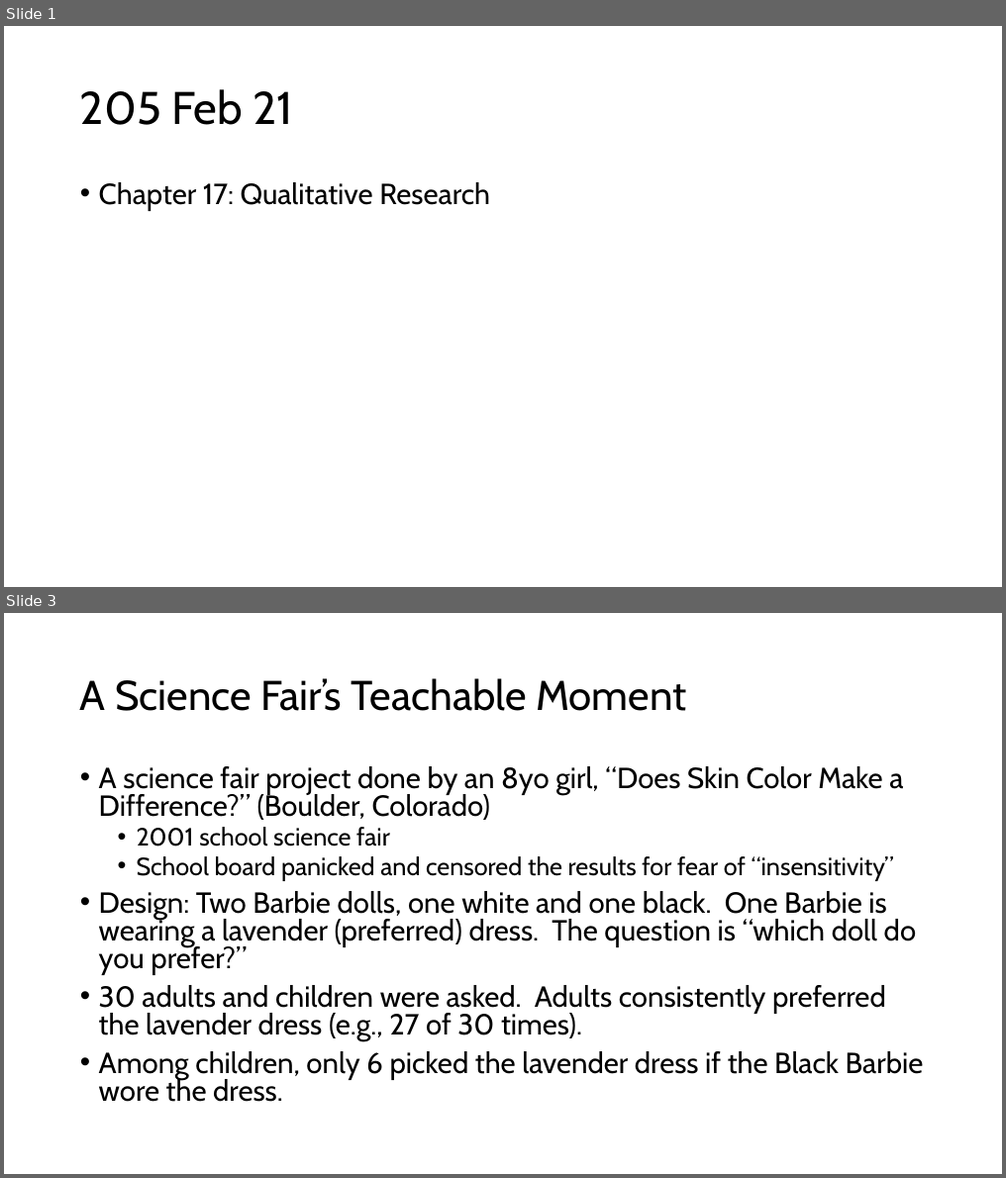
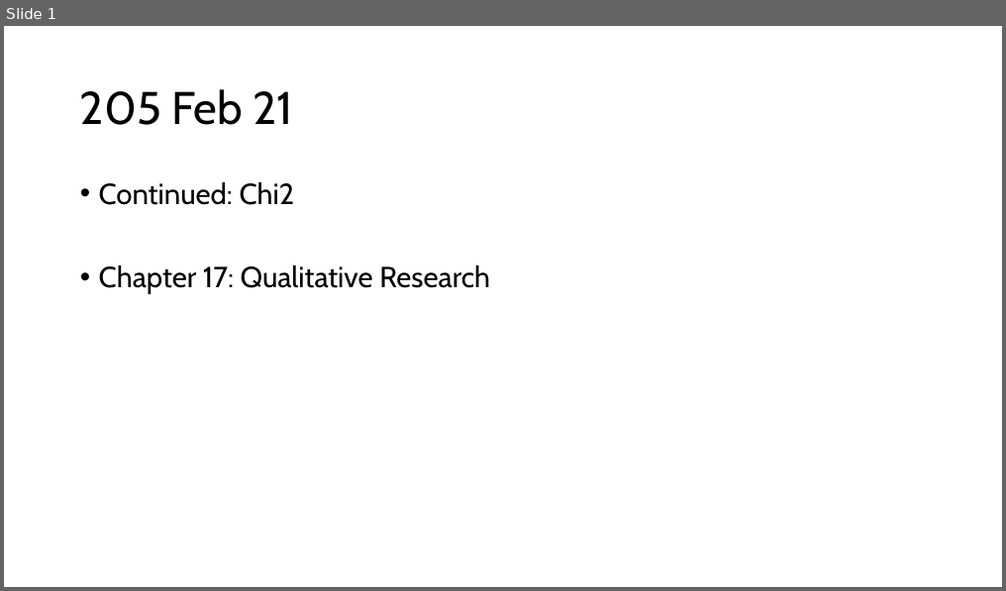
Before and after one commit to preber/Research-Methods, a slide deck: Class Slides 2024/Class 21.pptx. Shown one above the other, each under a label of ours: slides 1 and 3 before the commit, slide 1 after it; the slides between them are not shown. The pictures are 1006x1178 and 1006x591 pixels, drawn with LibreOffice and Linux fonts; fonts in the diff are those of the drawing. Boxes give left, top, right and bottom in pixels: in the first picture for what was removed or moved away, otherwise in the second. Text is boxed around its words. In the diff, an @@ line names an element or a change of style, - is before the commit and + after.

```diff
--- a/Class Slides 2024/Class 21.pptx
+++ b/Class Slides 2024/Class 21.pptx
@@ slide 3 removed at (x1=4, y1=613, x2=1002, y2=1174), background #FFFFFF @@
@@ title removed at (x1=80, y1=678, x2=686, y2=711) @@
-A Science Fair’s Teachable Moment
@@ text removed at (x1=99, y1=766, x2=924, y2=1102) @@
-• A science fair project done by an 8yo girl, “Does Skin Color Make a Difference?” (Boulder, Colorado)
-  • 2001 school science fair
-  • School board panicked and censored the results for fear of “insensitivity”
-• Design: Two Barbie dolls, one white and one black. One Barbie is wearing a lavender (preferred) dress. The question is “which doll do you prefer?”
-• 30 adults and children were asked. Adults consistently preferred the lavender dress (e.g., 27 of 30 times).
-• Among children, only 6 picked the lavender dress if the Black Barbie wore the dress.
@@ slide 1 changed as well @@
@@ text at (x1=99, y1=182, x2=295, y2=205): paragraph added @@
+• Continued: Chi2
```
Also in this commit, not shown: 1 other slide changed, 15 slides added, 14 other slides removed, 3 other files.
